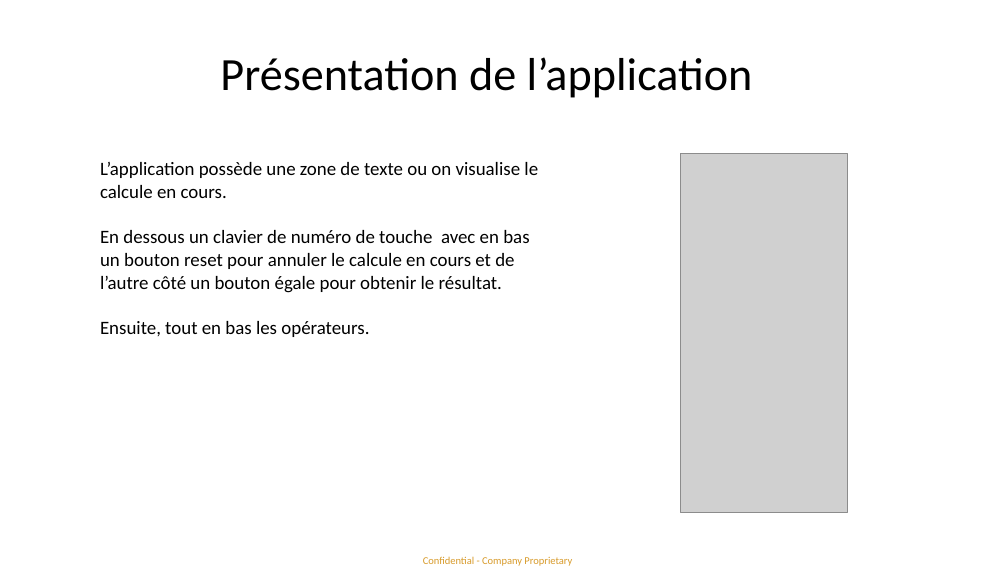
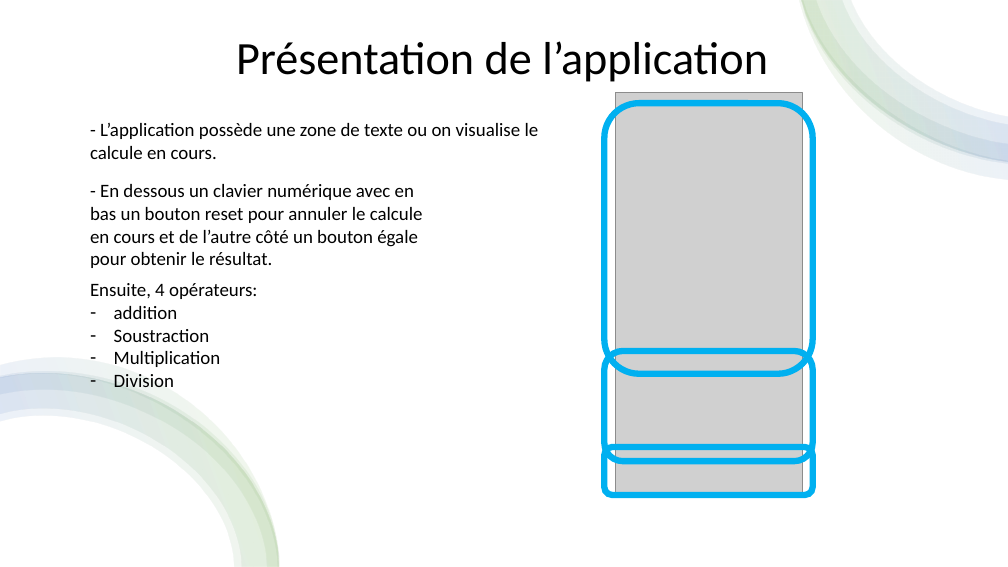
Before and after one commit to yoan8306/P5, a slide deck: slide 3 of P5_02_presentation/Présentation1.pptx (slide 2 before the commit). Drawn at 1008x567 pixels with LibreOffice and Linux fonts; fonts in the diff are those of the drawing; grey boxes stand for pictures. Boxes give left, top, right and bottom in pixels: in the first picture for what was removed or moved away, otherwise in the second. Text is boxed around its words. In the diff, an @@ line names an element or a change of style, - is before the commit and + after.

Commit message:
create presentation

```diff
--- a/P5_02_presentation/Présentation1.pptx
+++ b/P5_02_presentation/Présentation1.pptx
@@ rectangle added at (x1=0, y1=0, x2=1008, y2=567), fill #FFFFFF @@
@@ title "Présentation de l’application" moved from (x1=220, y1=57, x2=753, y2=98) to (x1=236, y1=41, x2=768, y2=82) @@
@@ group added at (x1=800, y1=0, x2=1008, y2=179): 4 freeform shapes @@
@@ rounded rectangle added at (x1=604, y1=103, x2=813, y2=374), outline #00B0F0 6 pt @@
@@ picture resized from (x1=681, y1=153, x2=848, y2=513) to (x1=616, y1=93, x2=802, y2=498) @@
@@ text added at (x1=90, y1=123, x2=539, y2=159), 18 pt, text #000000 @@
+- L’application possède une zone de texte ou on visualise le calcule en cours.
@@ text at (x1=90, y1=184, x2=423, y2=268): text changed @@
-L’application possède une zone de texte ou on visualise le calcule en cours.
-En dessous un clavier de numéro de touche avec en bas un bouton reset pour annuler le calcule en cours et de l’autre côté un bouton égale pour obtenir le résultat.
-Ensuite, tout en bas les opérateurs.
+- En dessous un clavier numérique avec en bas un bouton reset pour annuler le calcule en cours et de l’autre côté un bouton égale pour obtenir le résultat.
@@ text added at (x1=90, y1=283, x2=257, y2=389), 18 pt, text #000000 @@
+Ensuite, 4 opérateurs:
+– addition
+– Soustraction
+– Multiplication
+– Division
@@ group added at (x1=0, y1=358, x2=279, y2=567): 4 freeform shapes @@
@@ rounded rectangle added at (x1=604, y1=351, x2=813, y2=461), outline #00B0F0 6 pt @@
@@ rounded rectangle added at (x1=604, y1=447, x2=813, y2=495), outline #00B0F0 6 pt @@
@@ text removed at (x1=423, y1=557, x2=572, y2=566) @@
-Confidential - Company Proprietary
```
Also in this commit, not shown: 1 other slide changed, 3 slides added, 3 other files.
